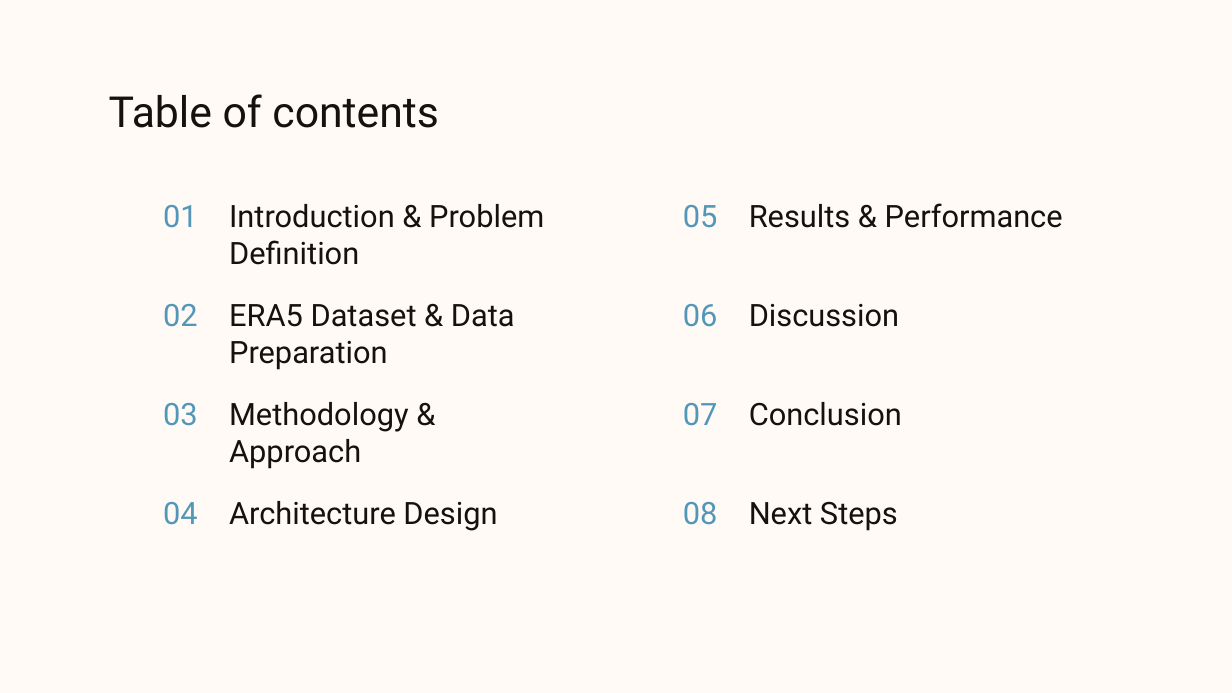
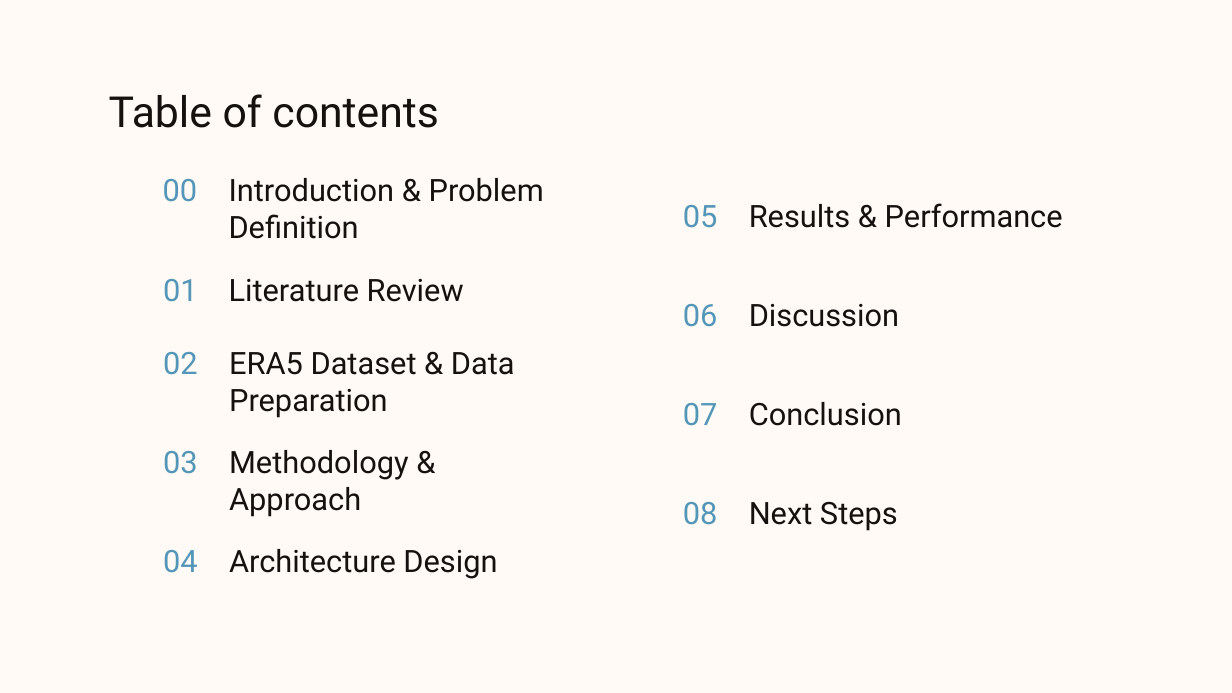
Before and after one commit to BernardoMChagas/Projeto, a slide deck: slide 2 of Wave Properties Forecasting.pptx. Drawn at 1232x693 pixels with LibreOffice and Linux fonts; fonts in the diff are those of the drawing; background and template pictures are left out. Boxes give left, top, right and bottom in pixels: in the first picture for what was removed or moved away, otherwise in the second. Text is boxed around its words. In the diff, an @@ line names an element or a change of style, - is before the commit and + after.

```diff
--- a/Wave Properties Forecasting.pptx
+++ b/Wave Properties Forecasting.pptx
@@ text added at <box>163,179,198,202</box>, 18 pt, text #5296B8 @@
+00
@@ text "Introduction & Problem Definition": place and size @@
-text "Introduction & Problem Definition" at <box>229,204,544,265</box>
+text "Introduction & Problem Definition" at <box>229,178,544,239</box>
@@ title "01": place and size @@
-title "01" at <box>163,205,198,228</box>
+title "01" at <box>163,279,198,302</box>
@@ subtitle added at <box>229,279,464,302</box>, 18 pt, text #15110E @@
+Literature Review
@@ 3 titles, 3 subtitles: place and size @@
-3 titles, 3 subtitles at <box>163,304,515,531</box>
+3 titles, 3 subtitles at <box>163,352,515,579</box>
```
Also in this commit, not shown: 18 other slides changed, 3 slides added, 5 slides removed, 7 other files.
